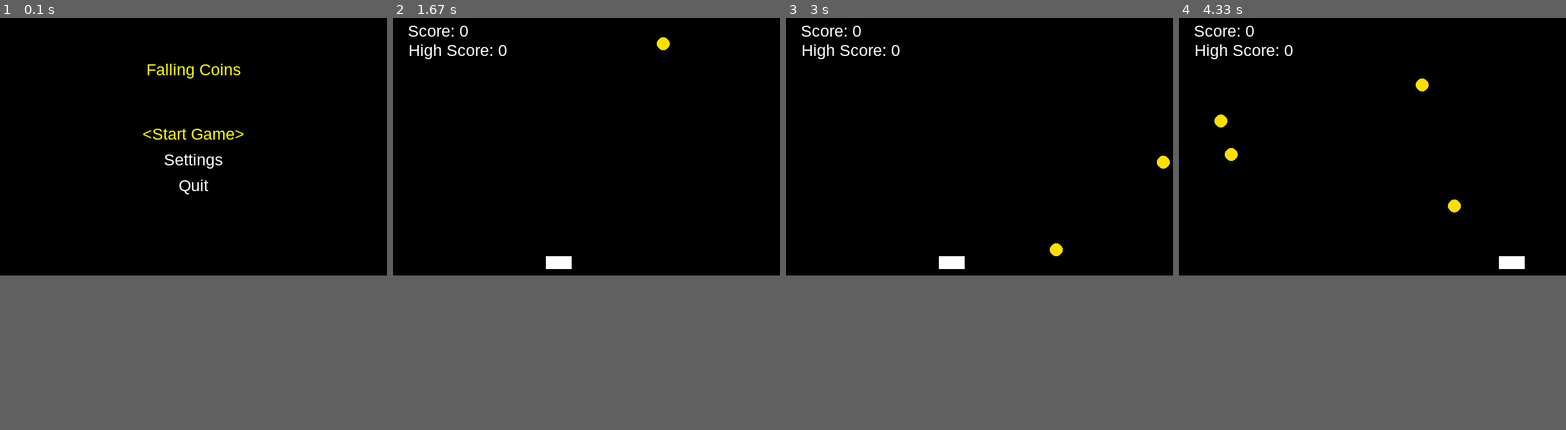
Above: before the commit, frames 1-4 (left to right).
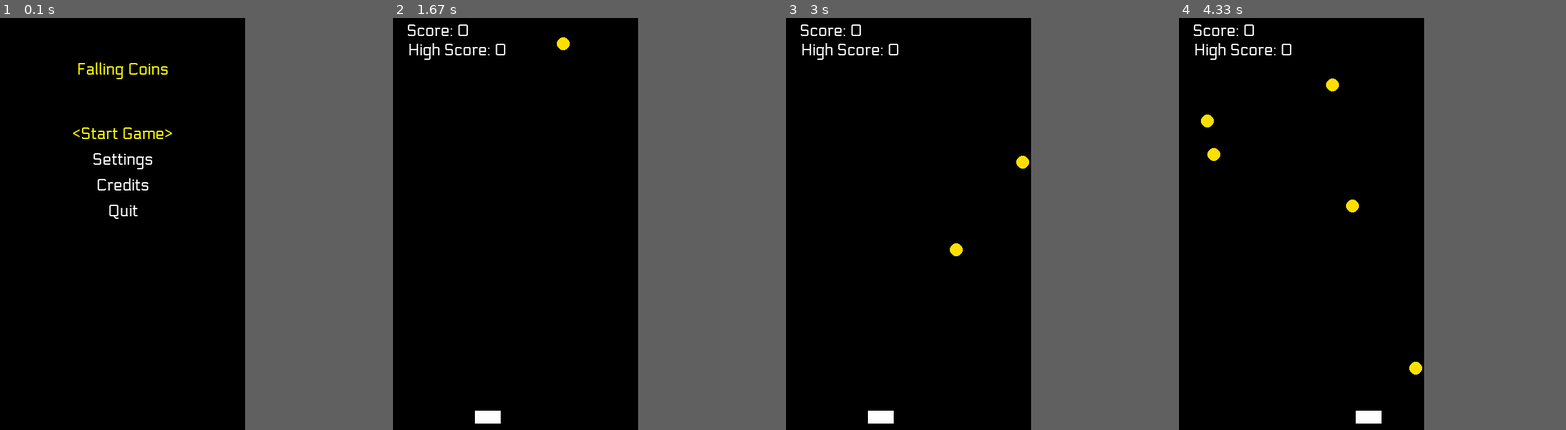
Above: after the commit, the same moments.

Repository: gargshi/falling_coins_pygame
Game: pygame game, started from fall_coins.py
The game is run twice, just before and just after one commit, with the same random seed, the same clock (stepped at 60 frames per second) and the same inputs.
Inputs:
- Up to frame 1 (0.1 s): no input
- Up to frame 2 (1.67 s): tap Enter at 0.33, 1.17 s; hold Esc 0.67-1.13 s; hold Right 0.67-1.13 s; hold Left from 1.5 s (still down)
- Up to frame 3 (3 s): release Left at 1.97 s; hold Right 2-2.63 s; hold Left from 2.67 s (still down)
- Up to frame 4 (4.33 s): release Left at 3.13 s; hold Right 3.17-3.63 s; hold Right 3.67-4.13 s; hold Left from 4.17 s (still down)
In our replay, the window is 600x400 before the commit and 380x640 after it. These sizes can differ from the game's own. Grey fills any space a smaller window leaves; there, only what the larger window draws over its background counts as a difference.

The runs differ from the first frame. In frame 1, 1.7% of the frame differs, in the area x 18-63%, y 10-49%; in frame 2, 1.2%; in frame 3, 1.3%; in frame 4, 1.7%, in the area x 3-90%, y 1-99%.

Commit message:
added-credits

Diff:
--- a/fall_coins.py
+++ b/fall_coins.py
@@ -17,12 +17,21 @@
     "high_score": 0,
     "stg_high_score": 0,  # To track if high score changed during session
 }
+
+meta_data = {
+    "fallback_sys_font": "Consolas",
+    "font_path": "assets/fonts/Electrolize-Regular.ttf"
+}
 # debug print fn
+
+
 def dprint(msg):
     if DEBUG:
         print(msg)
 
 # ----------------- Settings -----------------
+
+
 def save_settings():
     """Save session values to settings.txt"""
     with open(SETTINGS_FILE, "w") as f:
@@ -45,25 +54,9 @@
         dprint("Settings file not found. Using defaults.")
         save_settings()
 
-
-# ----------------- Init Pygame -----------------
-pygame.init()
-load_settings()
-
-WIDTH, HEIGHT = 600, 400
-screen = pygame.display.set_mode((WIDTH, HEIGHT))
-pygame.display.set_caption("Falling Coins Game")
-
-BLACK = (0, 0, 0)
-WHITE = (255, 255, 255)
-GOLD = (255, 223, 0)
-YELLOW = (255, 255, 0)
-
-clock = pygame.time.Clock()
-font = pygame.font.SysFont("Arial", 25)
-
-
 # ----------------- Helpers -----------------
+
+
 def resource_path(relative_path):
     """Get absolute path to resource (works for dev and PyInstaller)"""
     if hasattr(sys, "_MEIPASS"):
@@ -71,6 +64,24 @@
     return os.path.join(os.path.abspath("."), relative_path)
 
 
+# ----------------- Init Pygame -----------------
+pygame.init()
+load_settings()
+
+WIDTH, HEIGHT = 380, 640
+screen = pygame.display.set_mode((WIDTH, HEIGHT))
+pygame.display.set_caption("Falling Coins Game")
+
+BLACK = (0, 0, 0)
+WHITE = (255, 255, 255)
+GOLD = (255, 223, 0)
+YELLOW = (255, 255, 0)
+
+clock = pygame.time.Clock()
+# font = pygame.font.Font(resource_path("assets/fonts/Electrolize-Regular.ttf"), 24) or pygame.font.SysFont("Consolas", 20)
+# font = pygame.font.Font(resource_path(meta_data["font_path"]), 24)
+# sys_font = pygame.font.SysFont(meta_data["fallback_sys_font"], 20)
+
 # ----------------- Sounds -----------------
 pygame.mixer.init()
 coin_sound = pygame.mixer.Sound(resource_path("assets/sounds/got_coin.mp3"))
@@ -79,9 +90,31 @@
 
 
 # ----------------- UI Helpers -----------------
-def draw_text(text, x, y, color=WHITE):
-    """Helper to draw centered text"""
-    label = font.render(text, True, color)
+# def draw_text(text, x, y, color=WHITE):
+#     """Helper to draw centered text"""
+#     label = font.render(text, True, color)
+#     rect = label.get_rect(center=(x, y))
+#     screen.blit(label, rect)
+def draw_text(text, x, y, color=WHITE, size=25, font_name=meta_data["font_path"], sys_font_name=meta_data["fallback_sys_font"], use_sysfont=False):
+    """
+    Draw centered text with adjustable font size.
+
+    Args:
+        text (str): Text to render
+        x, y (int): Position of text center
+        color (tuple): RGB color
+        size (int): Font size (default=25)
+        font_name (str): System font name (e.g., "Arial") or path to TTF
+        use_sysfont (bool): If True, load system font. If False, load TTF from assets.
+    """
+    if use_sysfont:
+        # System font (cross-platform fallback)
+        font_obj = pygame.font.SysFont(sys_font_name or "Arial", size)
+    else:
+        # Bundled font (Google or custom TTF in assets/fonts/)
+        font_obj = pygame.font.Font(resource_path(font_name or "assets/fonts/Electrolize-Regular.ttf"), size) or pygame.font.SysFont(sys_font_name, size)
+
+    label = font_obj.render(text, True, color)
     rect = label.get_rect(center=(x, y))
     screen.blit(label, rect)
 
@@ -89,7 +122,7 @@
 # ----------------- Menus -----------------
 def main_menu():
     """Main Menu screen"""
-    options = ["Start Game", "Settings", "Quit"]
+    options = ["Start Game", "Settings", "Credits", "Quit"]
     selected = 0
 
     while True:
@@ -115,6 +148,27 @@
                     selected = (selected + 1) % len(options)
                 elif event.key == pygame.K_RETURN:
                     return options[selected].lower().replace(" ", "_")
+
+
+def credits_menu():
+    """Credits Menu"""
+    while True:
+        screen.fill(BLACK)
+        draw_text("Credits", WIDTH // 2, 80, YELLOW)
+        draw_text("Version: 0.1.3", WIDTH // 2, 180, WHITE)
+        draw_text("Developed by Shivam", WIDTH // 2, 250, WHITE)
+        draw_text("Press ESC to return", WIDTH // 2, 400, WHITE, size=18)
+
+        pygame.display.flip()
+        clock.tick(30)
+
+        for event in pygame.event.get():
+            if event.type == pygame.QUIT:
+                pygame.quit()
+                sys.exit()
+            elif event.type == pygame.KEYDOWN:
+                if event.key == pygame.K_ESCAPE:
+                    return
 
 
 def pause_menu():
@@ -200,7 +254,8 @@
 
     coins = []
     score = 0
-    session["high_score"] = session.get("stg_high_score", 0) # Initialize high score on start game or reseting game
+    # Initialize high score on start game or reseting game
+    session["high_score"] = session.get("stg_high_score", 0)
 
     coin_speed = 4 if session["difficulty"] == "Easy" else 7
     spawn_chance = 20 if session["difficulty"] == "Easy" else 10
@@ -238,10 +293,11 @@
         for coin in coins[:]:
             if player_y < coin[1] + 10 and player_x < coin[0] < player_x + player_width:
                 score += 1
-                dprint(f"Score={score}, stg High Score={session['stg_high_score']}")
+                dprint(
+                    f"Score={score}, stg High Score={session['stg_high_score']}")
                 if score > session["stg_high_score"]:
                     session["high_score"] = score
-                    if session["sound_on"] and score == session["stg_high_score"]+1 and session["stg_high_score"]>0:
+                    if session["sound_on"] and score == session["stg_high_score"]+1 and session["stg_high_score"] > 0:
                         winner_sound.play()
                 coins.remove(coin)
                 if session["sound_on"]:
@@ -251,7 +307,8 @@
         coins = [c for c in coins if c[1] < HEIGHT]
 
         # Draw player
-        pygame.draw.rect(screen, WHITE, (player_x, player_y, player_width, player_height))
+        pygame.draw.rect(screen, WHITE, (player_x, player_y,
+                         player_width, player_height))
 
         # Draw coins
         for coin in coins:
@@ -276,13 +333,12 @@
     elif action == "settings":
         settings_menu()
         save_settings()
+    elif action == "credits":
+        credits_menu()
     elif action == "quit":
         save_settings()
         pygame.quit()
         sys.exit()
-
-
-
 
 
 """old code"""
@@ -345,7 +401,6 @@
 # font = pygame.font.SysFont("Arial", 25)
 
 
-
 # def resource_path(relative_path):
 #     """Get absolute path to resource, works for dev and for PyInstaller"""
 #     if hasattr(sys, "_MEIPASS"):
Binary file added: assets/fonts/Electrolize-Regular.ttf
